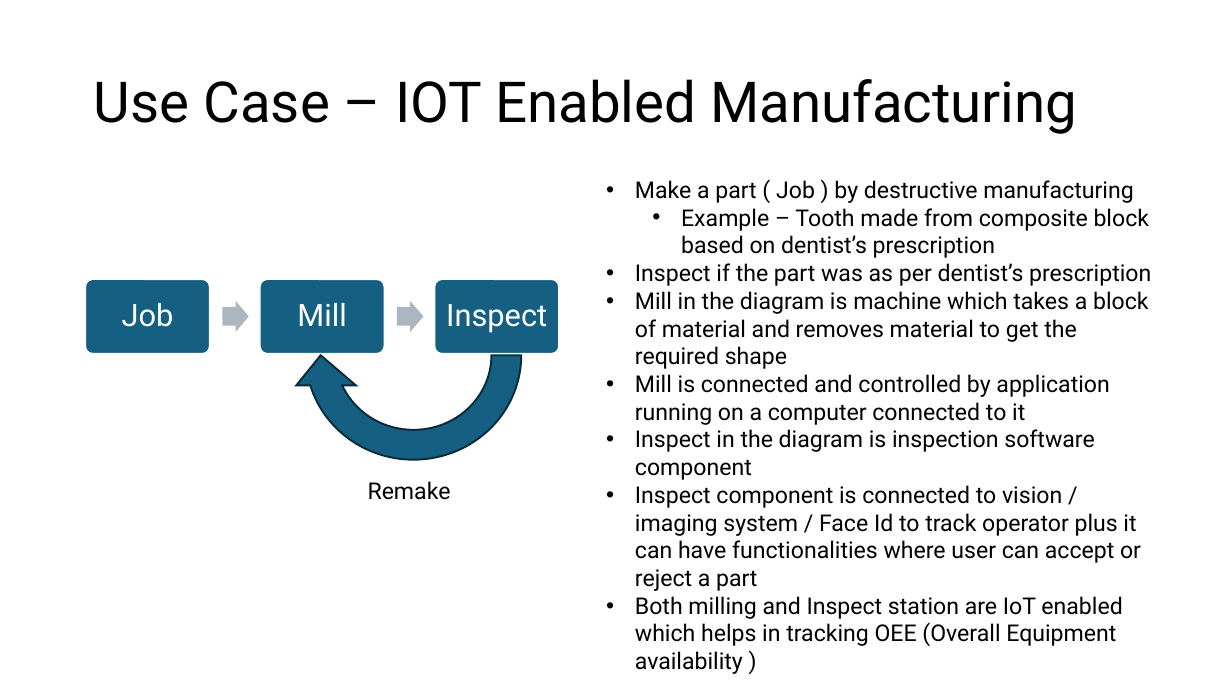
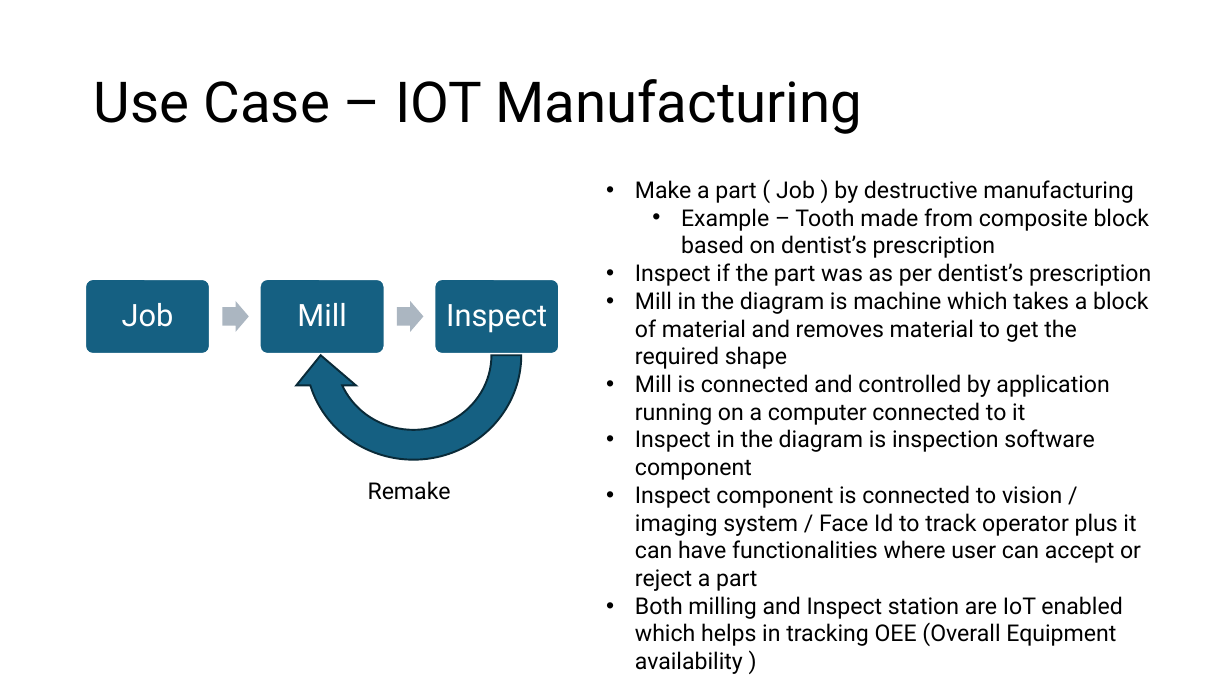
Before and after one commit to pankajkhara/advansys, a slide deck: slide 2 of docs/Assignment.pptx. Drawn at 1232x693 pixels with LibreOffice and Linux fonts; fonts in the diff are those of the drawing. Boxes give left, top, right and bottom in pixels: in the first picture for what was removed or moved away, otherwise in the second. Text is boxed around its words. In the diff, an @@ line names an element or a change of style, - is before the commit and + after.

```diff
--- a/docs/Assignment.pptx
+++ b/docs/Assignment.pptx
@@ title at [94,79,862,134]: text changed @@
-Use Case – IOT Enabled Manufacturing
+Use Case – IOT Manufacturing
```
Also in this commit, not shown: 2 other slides changed.
